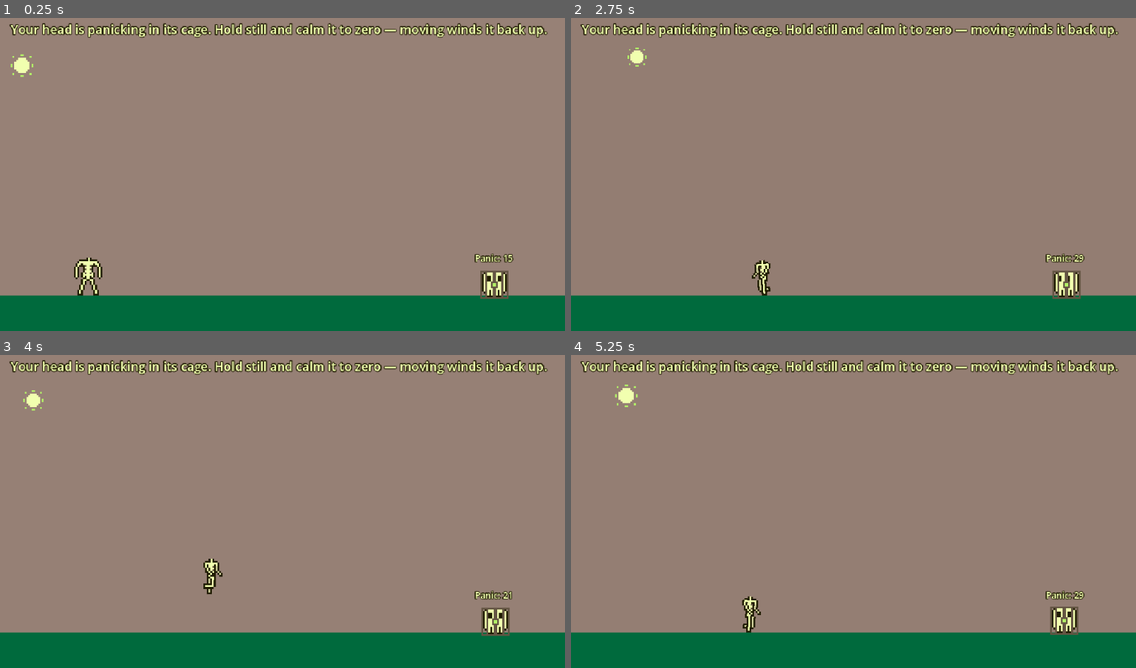
Above: before the commit, frames 1-4 (two rows, left to right).
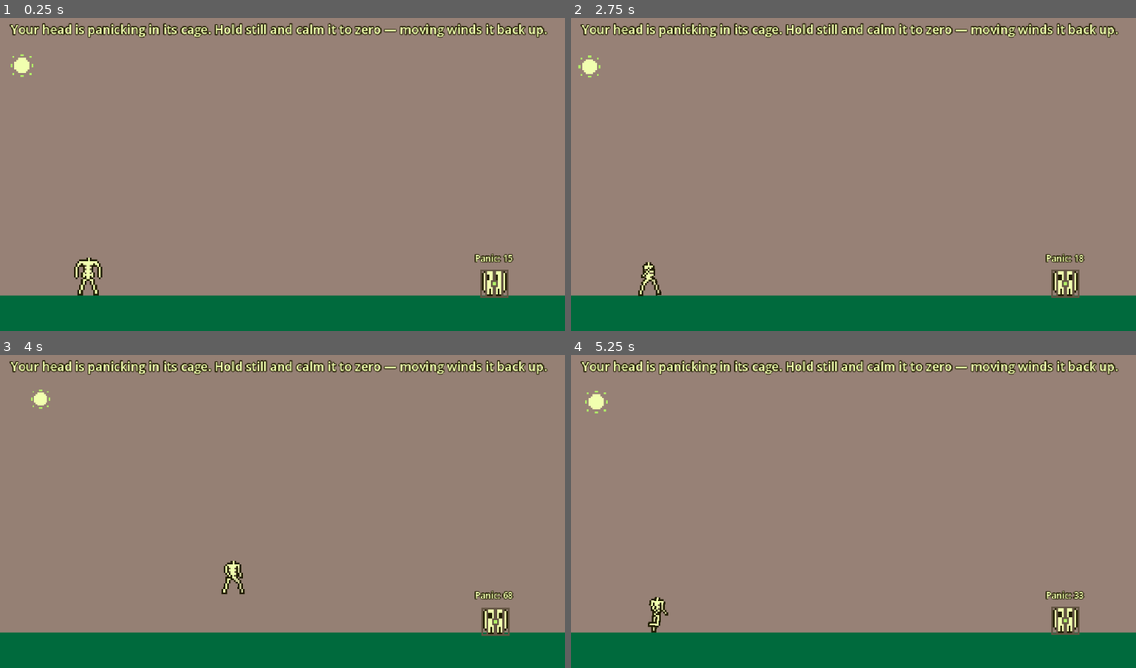
Above: after the commit, the same moments.

Repository: tucksravin/dont-lose-your-head
Game: Godot game, scene res://scenes/days/day_panic.tscn
The game is run twice, just before and just after one commit, with the same random seed, the same clock (stepped at 60 frames per second) and the same inputs. This scene is started directly instead of the project's main scene.
Inputs:
- Up to frame 1 (0.25 s): no input
- Up to frame 2 (2.75 s): hold D (move_right) 0.53-2.03 s; tap E (interact) at 0.6, 1.35, 2.1 s; tap Space (jump) at 0.77, 1.52 s; hold A (move_left) from 2.03 s (still down)
- Up to frame 3 (4 s): release A (move_left) at 2.78 s; hold D (move_right) from 2.78 s (still down); tap E (interact) at 2.85, 3.6 s; tap Space (jump) at 3.02, 3.77 s
- Up to frame 4 (5.25 s): release D (move_right) at 4.28 s; hold A (move_left) 4.28-5.03 s; tap E (interact) at 4.35, 5.1 s; tap Space (jump) at 4.52 s; hold D (move_right) from 5.03 s (still down)

The runs differ from the first frame. In frame 1, 0.1% of the frame differs, in the area x 85-90%, y 80-90%; in frame 2, 1.1%, in the area x 1-91%, y 9-90%; in frame 3, 0.7%; in frame 4, 1.0%.

Commit message:
Make the panic rampier

Diff:
--- a/assets/sprites/body_frames.tres
+++ b/assets/sprites/body_frames.tres
@@ -1,8 +1,24 @@
-[gd_resource type="SpriteFrames" load_steps=12 format=3]
+[gd_resource type="SpriteFrames" format=3 uid="uid://b2t0p72hq8rfo"]
 
-[ext_resource type="Texture2D" path="res://assets/sprites/body_walk.png" id="1_walk"]
-[ext_resource type="Texture2D" path="res://assets/sprites/body_idle.png" id="2_idle"]
-[ext_resource type="Texture2D" path="res://assets/sprites/body_throw.png" id="3_throw"]
+[ext_resource type="Texture2D" uid="uid://bf3nwp5yuu34w" path="res://assets/sprites/body_walk.png" id="1_walk"]
+[ext_resource type="Texture2D" uid="uid://bnoeofjc7w201" path="res://assets/sprites/body_idle.png" id="2_idle"]
+[ext_resource type="Texture2D" uid="uid://dy7v1m7nwud0v" path="res://assets/sprites/body_throw.png" id="3_throw"]
+
+[sub_resource type="AtlasTexture" id="AtlasTexture_i0"]
+atlas = ExtResource("2_idle")
+region = Rect2(0, 0, 32, 32)
+
+[sub_resource type="AtlasTexture" id="AtlasTexture_t0"]
+atlas = ExtResource("3_throw")
+region = Rect2(0, 0, 32, 32)
+
+[sub_resource type="AtlasTexture" id="AtlasTexture_t1"]
+atlas = ExtResource("3_throw")
+region = Rect2(32, 0, 32, 32)
+
+[sub_resource type="AtlasTexture" id="AtlasTexture_t2"]
+atlas = ExtResource("3_throw")
+region = Rect2(64, 0, 32, 32)
 
 [sub_resource type="AtlasTexture" id="AtlasTexture_w0"]
 atlas = ExtResource("1_walk")
@@ -20,29 +36,13 @@
 atlas = ExtResource("1_walk")
 region = Rect2(96, 0, 32, 32)
 
-[sub_resource type="AtlasTexture" id="AtlasTexture_i0"]
-atlas = ExtResource("2_idle")
-region = Rect2(0, 0, 32, 32)
-
-[sub_resource type="AtlasTexture" id="AtlasTexture_t0"]
-atlas = ExtResource("3_throw")
-region = Rect2(0, 0, 32, 32)
-
-[sub_resource type="AtlasTexture" id="AtlasTexture_t1"]
-atlas = ExtResource("3_throw")
-region = Rect2(32, 0, 32, 32)
-
-[sub_resource type="AtlasTexture" id="AtlasTexture_t2"]
-atlas = ExtResource("3_throw")
-region = Rect2(64, 0, 32, 32)
-
 [resource]
 animations = [{
 "frames": [{
 "duration": 1.0,
 "texture": SubResource("AtlasTexture_i0")
 }],
-"loop": true,
+"loop": 1,
 "name": &"idle",
 "speed": 5.0
 }, {
@@ -56,7 +56,7 @@
 "duration": 1.0,
 "texture": SubResource("AtlasTexture_t2")
 }],
-"loop": false,
+"loop": 0,
 "name": &"throw",
 "speed": 8.0
 }, {
@@ -73,7 +73,7 @@
 "duration": 1.0,
 "texture": SubResource("AtlasTexture_w3")
 }],
-"loop": true,
+"loop": 1,
 "name": &"walk",
 "speed": 8.0
 }]
--- a/assets/sprites/head_frames.tres
+++ b/assets/sprites/head_frames.tres
@@ -1,4 +1,4 @@
-[gd_resource type="SpriteFrames" load_steps=8 format=3]
+[gd_resource type="SpriteFrames" format=3 uid="uid://bde5tdw2qau5v"]
 
 [ext_resource type="Texture2D" uid="uid://bt3yxj13o0lfa" path="res://assets/sprites/head_front.png" id="1_front"]
 [ext_resource type="Texture2D" uid="uid://ds52tev5jl026" path="res://assets/sprites/head_keyed.png" id="2_keyed"]
@@ -38,7 +38,7 @@
 "duration": 1.0,
 "texture": SubResource("AtlasTexture_c3")
 }],
-"loop": true,
+"loop": 1,
 "name": &"imprisoned",
 "speed": 10.0
 }, {
@@ -46,7 +46,7 @@
 "duration": 1.0,
 "texture": ExtResource("1_front")
 }],
-"loop": true,
+"loop": 1,
 "name": &"loose",
 "speed": 5.0
 }, {
@@ -54,7 +54,7 @@
 "duration": 1.0,
 "texture": SubResource("AtlasTexture_wink")
 }],
-"loop": true,
+"loop": 1,
 "name": &"wink",
 "speed": 5.0
 }]
--- a/scenes/days/day_panic.tscn
+++ b/scenes/days/day_panic.tscn
@@ -6,23 +6,23 @@
 [ext_resource type="PackedScene" uid="uid://bhou4a7r04mw5" path="res://scenes/sun/sun.tscn" id="5_jila2"]
 [ext_resource type="PackedScene" uid="uid://dw8hb3tpyauj6" path="res://scenes/gameplay/panic_counter.tscn" id="6_panic_counter"]
 [ext_resource type="Script" uid="uid://omcistp86lxg" path="res://scenes/gameplay/panic_label.gd" id="7_panic_label"]
-[ext_resource type="Script" path="res://scenes/gameplay/sky_drift.gd" id="9_sky_drift"]
+[ext_resource type="Script" uid="uid://drgvctg8sgork" path="res://scenes/gameplay/sky_drift.gd" id="9_sky_drift"]
 
 [sub_resource type="RectangleShape2D" id="RectangleShape2D_floor"]
 size = Vector2(640, 40)
 
 [sub_resource type="LabelSettings" id="LabelSettings_panic"]
 font_size = 10
-font_color = Color(0.945098039215686, 1, 0.686274509803922, 1)
+font_color = Color(0.94509804, 1, 0.6862745, 1)
 outline_size = 4
-outline_color = Color(0.125490196078431, 0.109803921568627, 0.007843137254902, 1)
+outline_color = Color(0.1254902, 0.10980392, 0.007843138, 1)
 
 [node name="DayPanic" type="Node2D" unique_id=1567717338]
 
-[node name="Background" type="Polygon2D" parent="."]
+[node name="Background" type="Polygon2D" parent="." unique_id=647412420]
 z_index = -1
+color = Color(0.59607846, 0.50980395, 0.46666667, 1)
 polygon = PackedVector2Array(0, 0, 640, 0, 640, 360, 0, 360)
-color = Color(0.596078431372549, 0.509803921568627, 0.466666666666667, 1)
 script = ExtResource("9_sky_drift")
 
 [node name="Camera" type="Camera2D" parent="." unique_id=453660723]
@@ -39,7 +39,7 @@
 offset_right = 640.0
 offset_bottom = 360.0
 mouse_filter = 2
-color = Color(0, 0.415686274509804, 0.23921568627451, 1)
+color = Color(0, 0.41568628, 0.23921569, 1)
 
 [node name="Body" parent="." unique_id=1999184252 instance=ExtResource("1_uxlmw")]
 position = Vector2(100, 320)
@@ -63,14 +63,16 @@
 script = ExtResource("3_vx7en")
 
 [node name="PanicCounter" parent="." unique_id=1147921961 instance=ExtResource("6_panic_counter")]
+max_panic = 100.0
+panic_per_second = 40.0
 
-[node name="Instruction" type="Label" parent="."]
+[node name="Instruction" type="Label" parent="." unique_id=1223928203]
 offset_left = 12.0
 offset_top = 8.0
 offset_right = 628.0
 offset_bottom = 32.0
-theme_override_colors/font_color = Color(0.945098039215686, 1, 0.686274509803922, 1)
-theme_override_colors/font_outline_color = Color(0.125490196078431, 0.109803921568627, 0.007843137254902, 1)
+theme_override_colors/font_color = Color(0.94509804, 1, 0.6862745, 1)
+theme_override_colors/font_outline_color = Color(0.1254902, 0.10980392, 0.007843138, 1)
 theme_override_constants/outline_size = 4
 theme_override_font_sizes/font_size = 14
 text = "Your head is panicking in its cage. Hold still and calm it to zero — moving winds it back up."
--- a/scenes/gameplay/panic_counter.gd
+++ b/scenes/gameplay/panic_counter.gd
@@ -95,9 +95,9 @@
 		panic_changed.emit(shown)
 	if _head != null and _head.has_method("set_agitation"):
 		_head.call("set_agitation",
-				lerpf(calm_agitation, frantic_agitation, clampf(value / start_panic, 0.0, 1.0)))
+				lerpf(calm_agitation, frantic_agitation, ratio()))
 
 
 ## 0.0–1.0 against the starting value, for a HUD that wants a bar.
 func ratio() -> float:
-	return clampf(value / start_panic, 0.0, 1.0)
+	return clampf(value / max_panic, 0.0, 1.0)
--- a/scenes/head/head.gd
+++ b/scenes/head/head.gd
@@ -66,7 +66,7 @@
 	# Nothing to do until release() — skip the per-frame callback entirely
 	# rather than running an early-return every physics tick.
 	set_physics_process(false)
-	set_process(caged)  # the shake below is caged-only
+	set_process(caged) # the shake below is caged-only
 
 
 func _process(_delta: float) -> void:
@@ -113,7 +113,7 @@
 ## revisiting if a scene ever scrolled.
 func _is_off_screen() -> bool:
 	var view: Vector2 = get_viewport_rect().size
-	return (global_position.x > view.x + exit_margin
-			or global_position.x < -exit_margin
-			or global_position.y > view.y + exit_margin
-			or global_position.y < -exit_margin)
+	return (
+		global_position.x > view.x + exit_margin or global_position.x < -exit_margin
+		or global_position.y > view.y + exit_margin or global_position.y < -exit_margin
+	)
